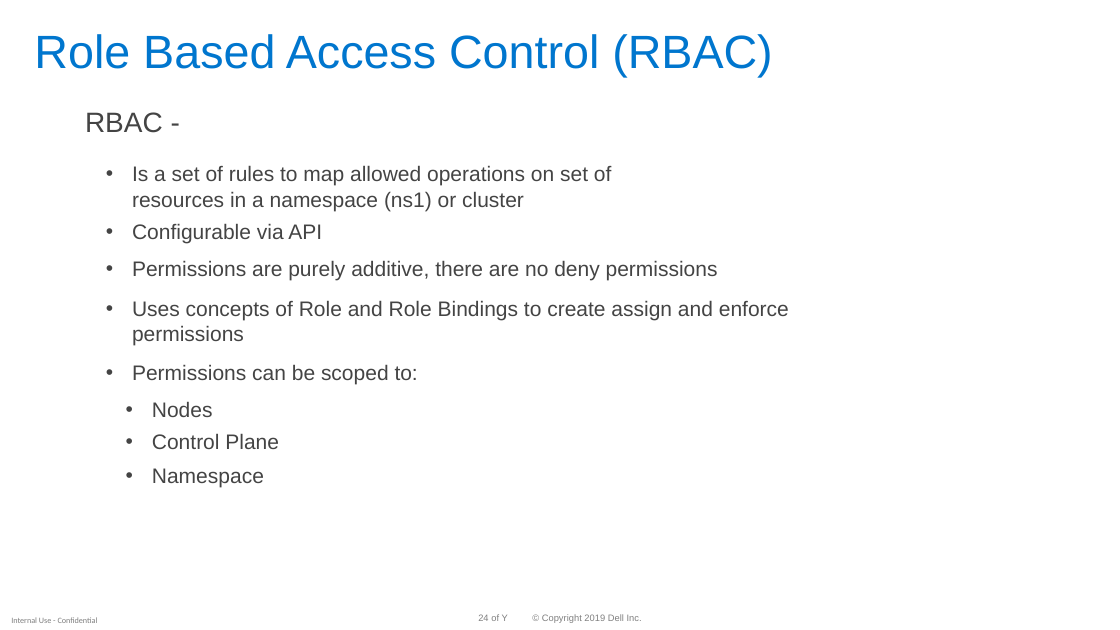
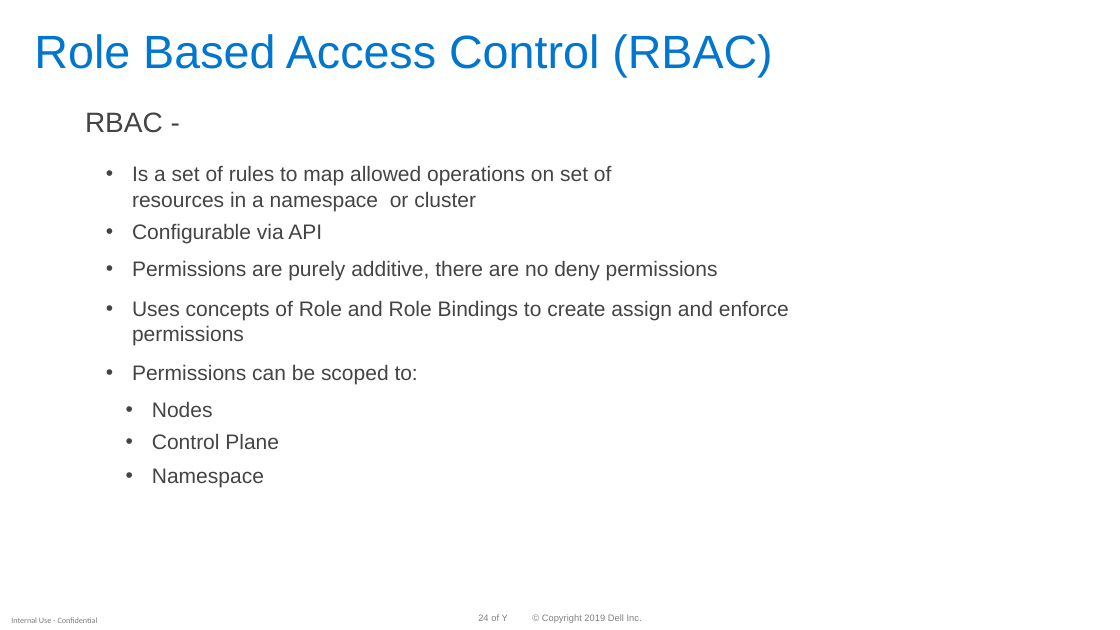
Before and after one commit to dteskubernetesworkshop/spring-boot-k8s-workshop, a slide deck: slide 24 of slides/k8 workshop deck-Day-3 -v 1.0.pptx. Drawn at 1120x630 pixels with LibreOffice and Linux fonts; fonts in the diff are those of the drawing; background and template pictures are left out. Boxes give left, top, right and bottom in pixels: in the first picture for what was removed or moved away, otherwise in the second. Text is boxed around its words. In the diff, an @@ line names an element or a change of style, - is before the commit and + after.

Commit message:
slides updated

```diff
--- a/slides/k8 workshop deck-Day-3 -v 1.0.pptx
+++ b/slides/k8 workshop deck-Day-3 -v 1.0.pptx
@@ text at bbox=[132, 165, 611, 211]: text changed @@
-• Is a set of rules to map allowed operations on set of resources in a namespace (ns1) or cluster
+• Is a set of rules to map allowed operations on set of resources in a namespace or cluster
```
Also in this commit, not shown: 1 other slide changed.
